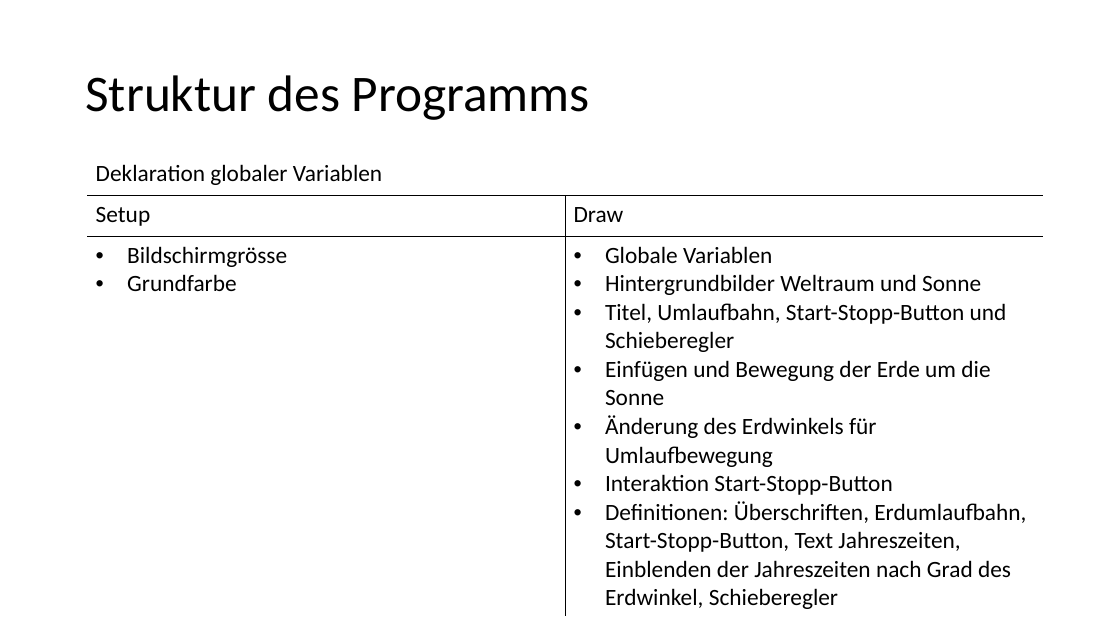
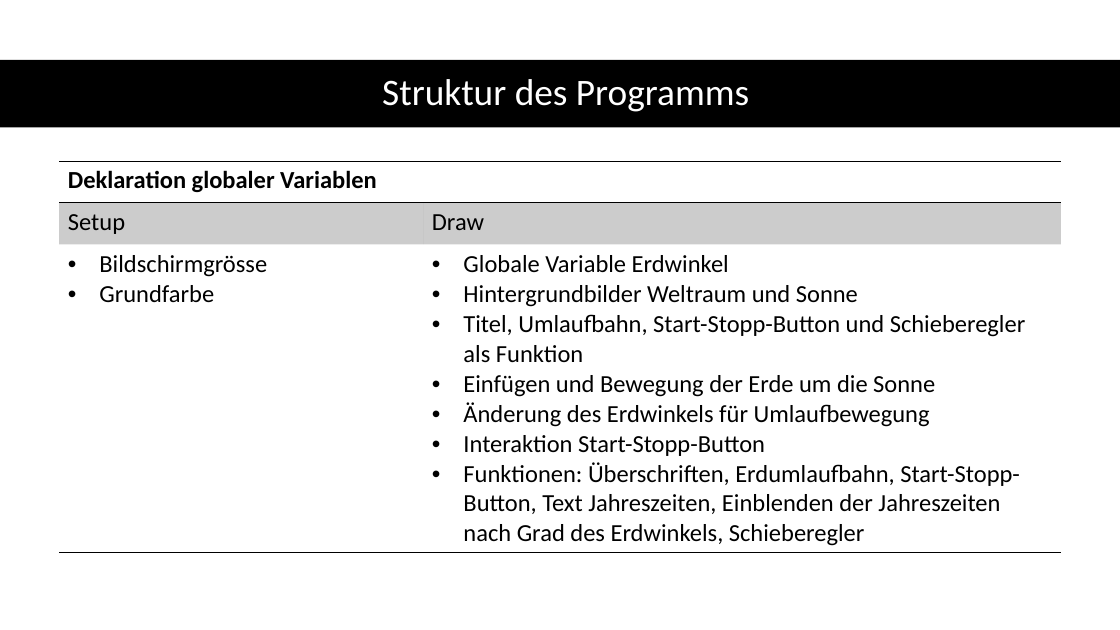
Before and after one commit to Carmen-MI/Erdrevolution_Carmen, a slide deck: slide 5 of Präsentation.pptx. Drawn at 1120x630 pixels with LibreOffice and Linux fonts; fonts in the diff are those of the drawing. Boxes give left, top, right and bottom in pixels: in the first picture for what was removed or moved away, otherwise in the second. Text is boxed around its words. In the diff, an @@ line names an element or a change of style, - is before the commit and + after.

```diff
--- a/Präsentation.pptx
+++ b/Präsentation.pptx
@@ title "Struktur des Programms": place and size @@
-title "Struktur des Programms" at <box>85,75,590,120</box>
+title "Struktur des Programms" at <box>382,79,749,112</box>
@@ title "Struktur des Programms" at <box>382,79,749,112</box>: size 44 to 32 pt, text colour #000000 to #FFFFFF; alignment left to centre @@
@@ rectangle added at <box>0,60,1120,128</box>, fill #000000 @@
@@ table at <box>59,161,1060,550</box> @@
-row 3, column 2: Globale Variablen / Hintergrundbilder Weltraum und Sonne / Titel, Umlaufbahn, Start-Stopp-Button und Schieberegler / Einfügen und Bewegung der Erde um die Sonne / Änderung des Erdwinkels für Umlaufbewegung / Interaktion Start-Stopp-Button / Definitionen: Überschriften, Erdumlaufbahn, Start-Stopp-Button, Text Jahreszeiten, Einblenden der Jahreszeiten nach Grad des Erdwinkel, Schieberegler
+row 3, column 2: Globale Variable Erdwinkel / Hintergrundbilder Weltraum und Sonne / Titel, Umlaufbahn, Start-Stopp-Button und Schieberegler als Funktion / Einfügen und Bewegung der Erde um die Sonne / Änderung des Erdwinkels für Umlaufbewegung / Interaktion Start-Stopp-Button / Funktionen: Überschriften, Erdumlaufbahn, Start-Stopp-Button, Text Jahreszeiten, Einblenden der Jahreszeiten nach Grad des Erdwinkels, Schieberegler
@@ fill none to #000000 at 20% opacity in row 2 @@
@@ size 20 to 21 pt in "Deklaration globaler Variablen", "Setup", "Draw", "Bildschirmgrösse" and 1 more places @@
@@ bold on in "Deklaration globaler Variablen" @@
@@ borders changed @@
@@ table: place and size @@
-table at <box>87,155,1044,613</box>
+table at <box>59,161,1060,550</box>
```
Also in this commit, not shown: 9 other slides changed, 1 slide added, 1 other file.
